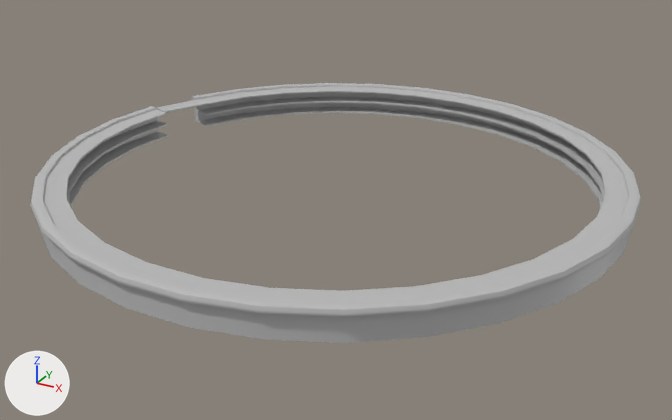
One commit to the FBX model Assets/New/FBX/LVL_1/Scena_FBX/FBX_Barra.fbx: the scene before it, then after it.
The view is the same before and after, from a camera (50 mm lens) standing at (14.62, -26.57, 12.57) and looking at (0.23, -0.4, -0.51). Every picture has the same lights, and +X, +Y and +Z are marked at lower left. Where no turn or scale is listed for an object, it has been applied to the vertices.
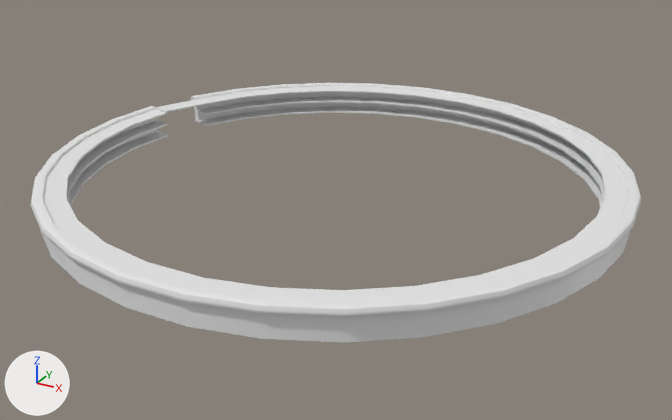
Boxes (x1, y1, x2, y2) around the edits, measured in the pictures (672 x 420 px):
'pCylinder27', recoloured, moved: before (31, 83, 641, 343); after (30, 83, 642, 342)

Diff of the bpy script that builds the scene:
```diff
--- a/Assets/New/FBX/LVL_1/Scena_FBX/FBX_Barra.fbx.py
+++ b/Assets/New/FBX/LVL_1/Scena_FBX/FBX_Barra.fbx.py
@@ me_mesh @@
 me_mesh.from_pydata(...)  # 749 vertices, 746 faces; spans x -10.2..10.2, y -10.1..10.1, z 0.0..1.1
-me_mesh.materials.append(mat_lambert1)  # grey #bcbcbc
@@ ob_pcylinder27 @@
 ob_pcylinder27 = bpy.data.objects.new('pCylinder27', me_mesh)
-ob_pcylinder27.location = (0.0, 0.0, -0.02)
+ob_pcylinder27.location = (0.0, 0.0, 0.0)
```
